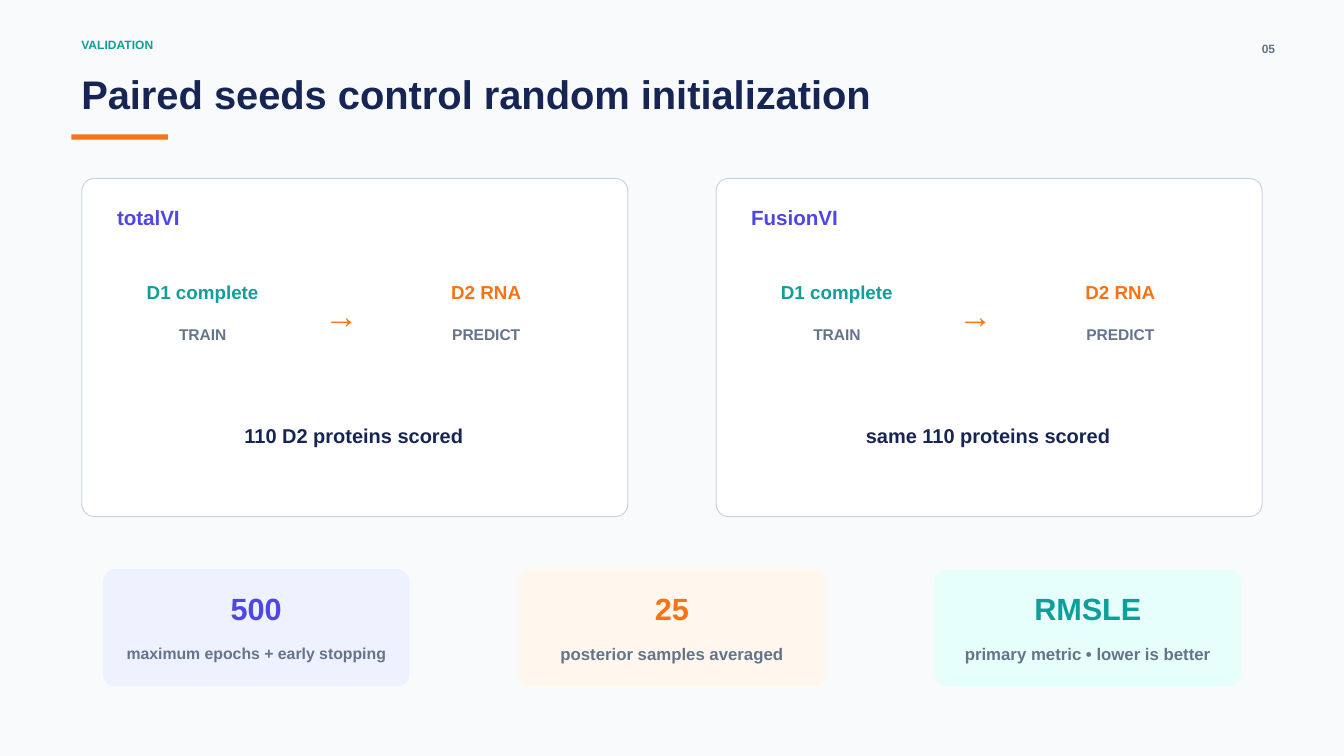
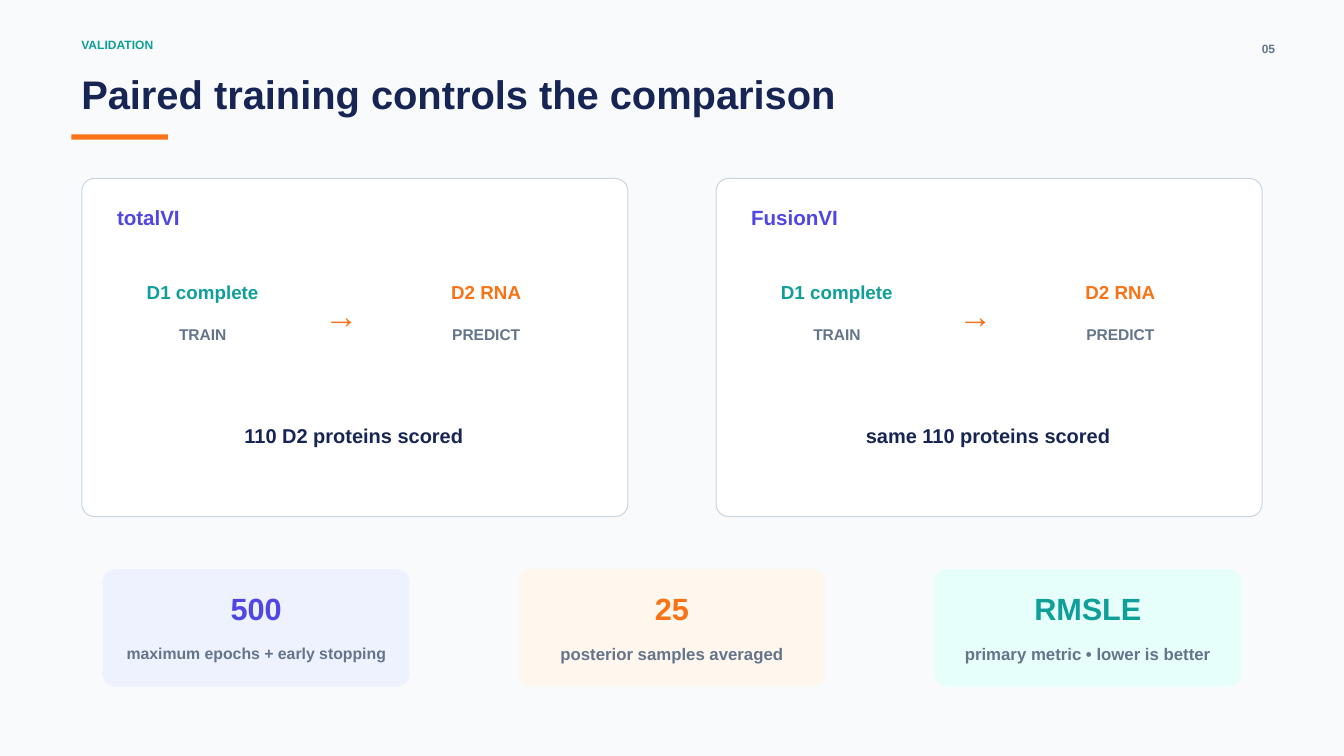
Before and after one commit to nazirad19/FusionVI, a slide deck: slide 5 of deliverables/FusionVI_Paper_Benchmark_Presentation.pptx. Drawn at 1344x756 pixels with LibreOffice and Linux fonts; fonts in the diff are those of the drawing. Boxes give left, top, right and bottom in pixels: in the first picture for what was removed or moved away, otherwise in the second. Text is boxed around its words. In the diff, an @@ line names an element or a change of style, - is before the commit and + after.

Commit message:
Update presentation with 16-seed controls

```diff
--- a/deliverables/FusionVI_Paper_Benchmark_Presentation.pptx
+++ b/deliverables/FusionVI_Paper_Benchmark_Presentation.pptx
@@ text at [81,80,836,118]: text changed @@
-Paired seeds control random initialization
+Paired training controls the comparison
```
Also in this commit, not shown: 5 other slides changed.
